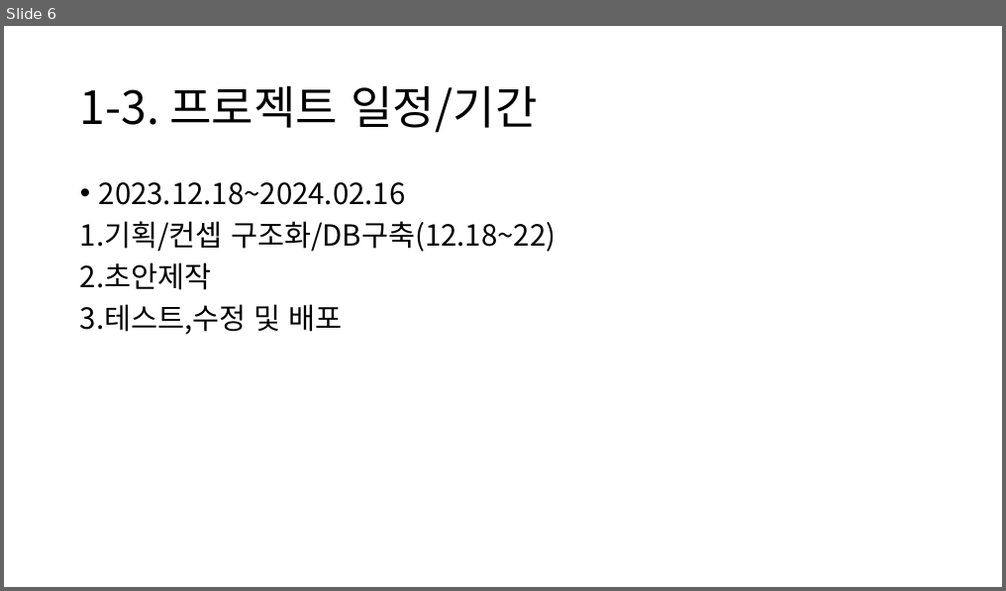
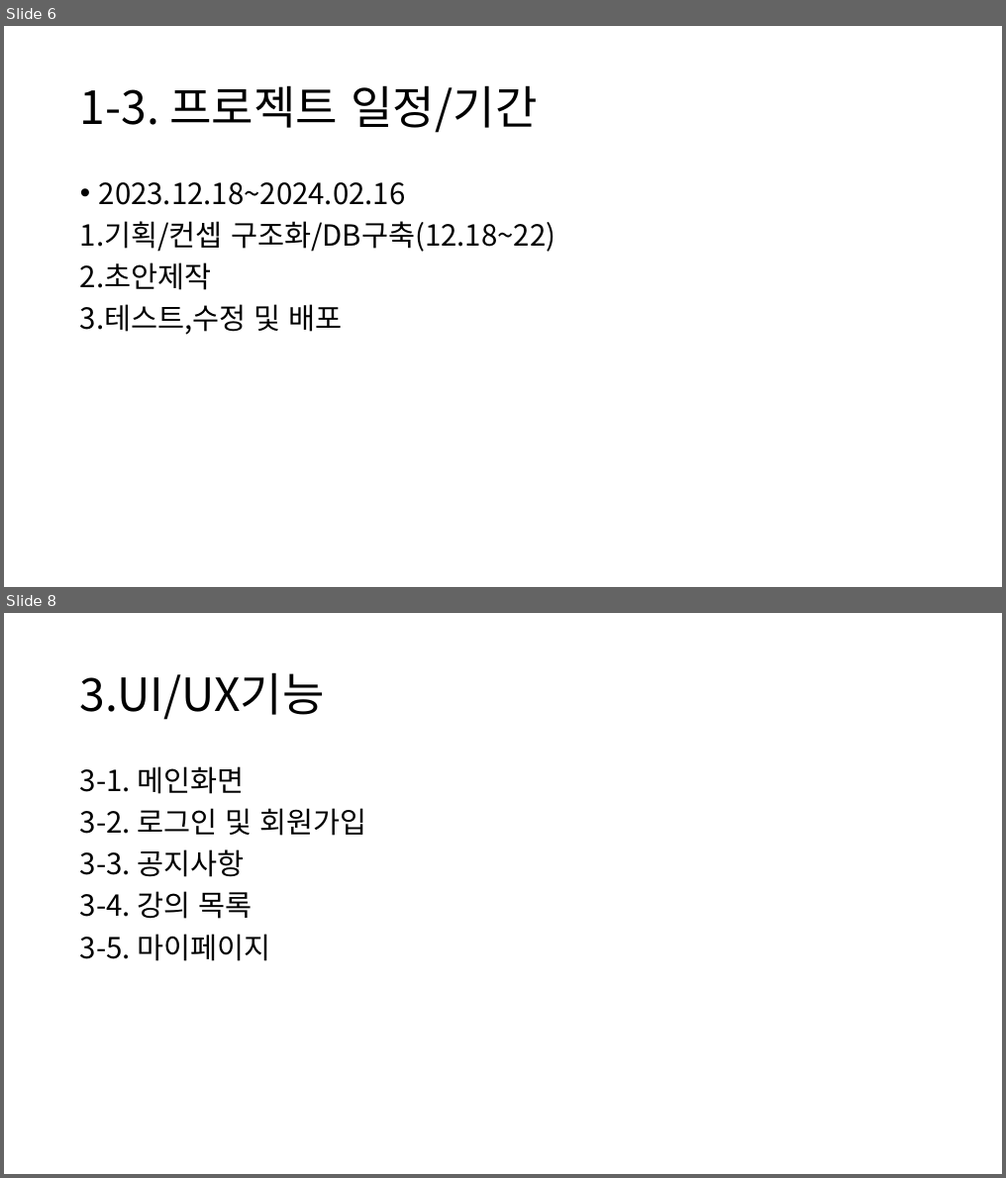
Before and after one commit to choigo1996/discord, a slide deck: 2차 프로젝트/2차 프로젝트.pptx. Shown one above the other, each under a label of ours: slide 6 before the commit, slides 6 and 8 after it; the slides between them are not shown. The pictures are 1006x591 and 1006x1178 pixels, drawn with LibreOffice and Linux fonts; fonts in the diff are those of the drawing. Boxes give left, top, right and bottom in pixels: in the first picture for what was removed or moved away, otherwise in the second. Text is boxed around its words. In the diff, an @@ line names an element or a change of style, - is before the commit and + after.

```diff
--- a/2차 프로젝트/2차 프로젝트.pptx
+++ b/2차 프로젝트/2차 프로젝트.pptx
@@ slide 8 added at box(4, 613, 1002, 1174), background #FFFFFF @@
@@ title added at box(80, 672, 325, 720), 44 pt, text #000000 @@
+3.UI/UX기능
@@ text added at box(80, 766, 367, 961), 28 pt, text #000000 @@
+3-1. 메인화면
+3-2. 로그인 및 회원가입
+3-3. 공지사항
+3-4. 강의 목록
+3-5. 마이페이지
```
Also in this commit, not shown: 2 slides changed, 13 other slides added, 6 slides removed.
